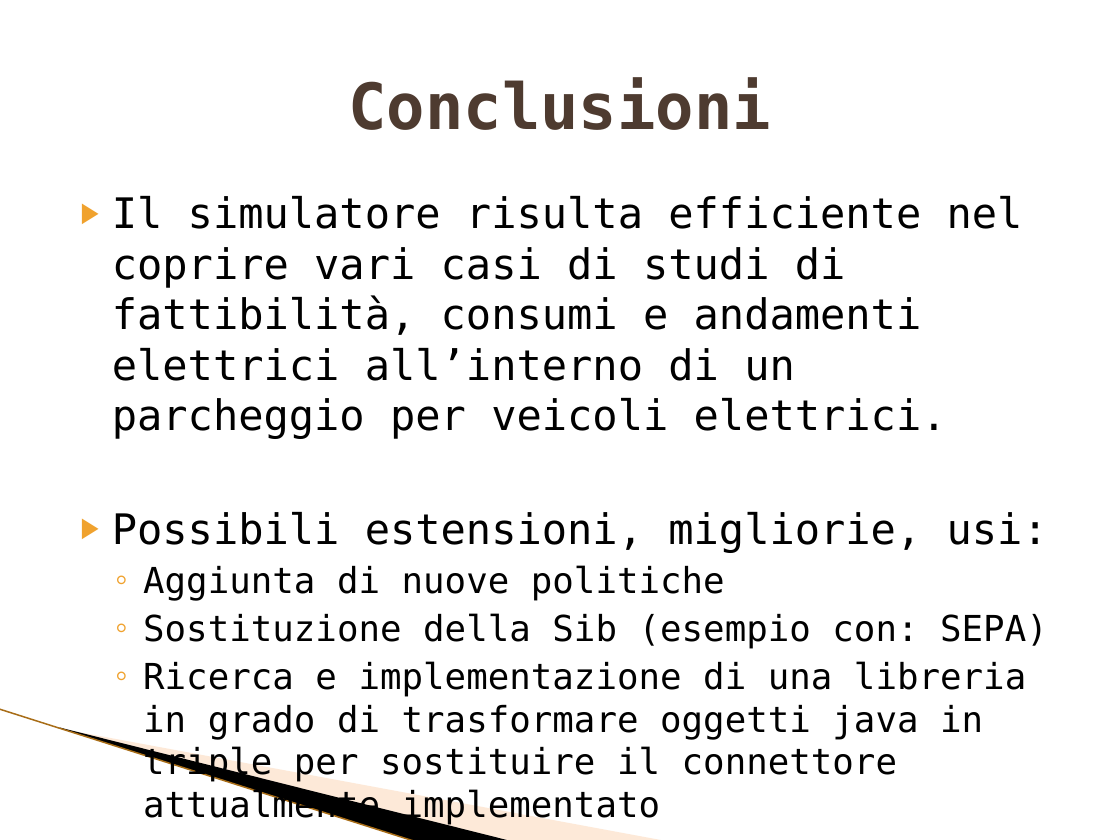
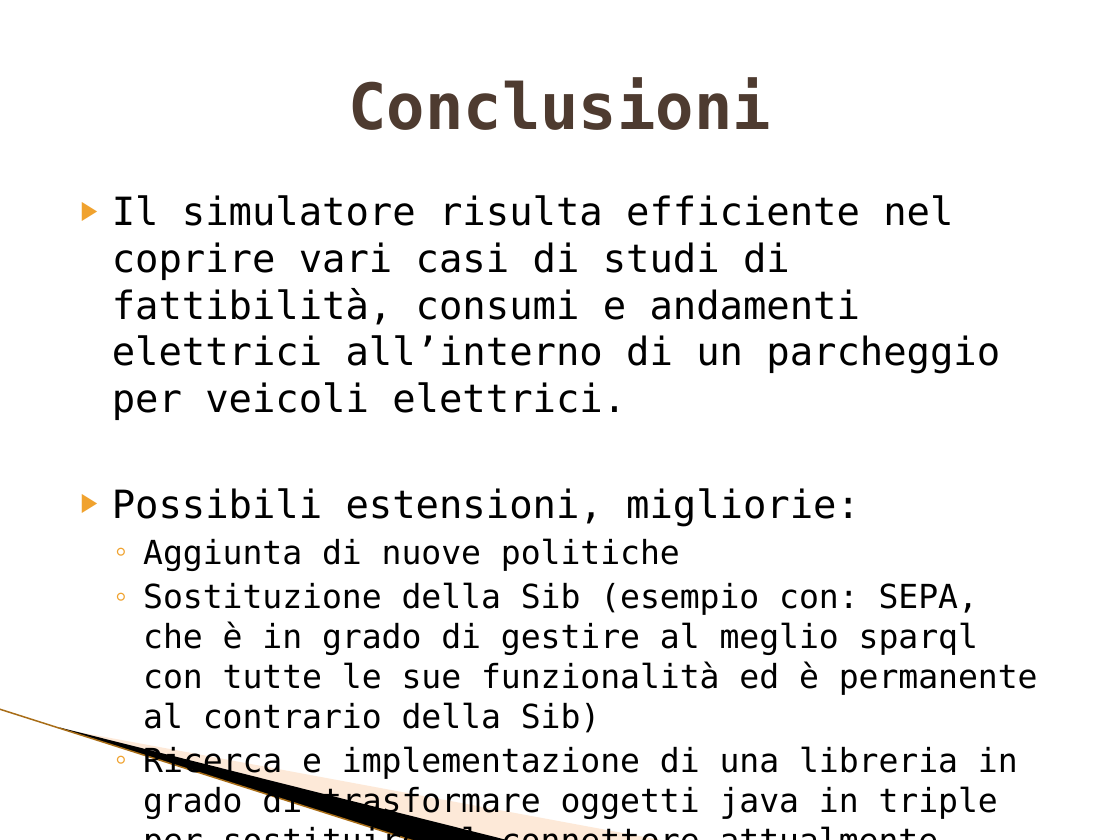
Before and after one commit to FerrariAndrea/VeicleToGrid, a slide deck: slide 5 of Progetto di Calcolatori Elettronici M.pptx. Drawn at 1120x840 pixels with LibreOffice and Linux fonts; fonts in the diff are those of the drawing; background and template pictures are left out. Boxes give left, top, right and bottom in pixels: in the first picture for what was removed or moved away, otherwise in the second. Text is boxed around its words. In the diff, an @@ line names an element or a change of style, - is before the commit and + after.

```diff
--- a/Progetto di Calcolatori Elettronici M.pptx
+++ b/Progetto di Calcolatori Elettronici M.pptx
@@ text at (112,195,1000,571): size 27 to 25 pt in "Il simulatore risulta efficiente nel coprire vari ..."; size 23 to 21.3 pt in "Aggiunta di nuove politiche" @@
@@ text at (112,488,860,526): text changed; size 27 to 25 pt @@
-▶ Possibili estensioni, migliorie, usi:
+▶ Possibili estensioni, migliorie:
@@ text at (143,582,1038,820): text changed; size 23 to 21.3 pt @@
-  ◦ Sostituzione della Sib (esempio con: SEPA)
-  ◦ Ricerca e implementazione di una libreria in grado di trasformare oggetti java in triple per sostituire il connettore attualmente implementato
+  ◦ Sostituzione della Sib (esempio con: SEPA, che è in grado di gestire al meglio sparql con tutte le sue funzionalità ed è permanente al contrario della Sib)
+  ◦ Ricerca e implementazione di una libreria in grado di trasformare oggetti java in triple per sostituire il connettore attualmente implementato.
```
Also in this commit, not shown: 24 other files.
